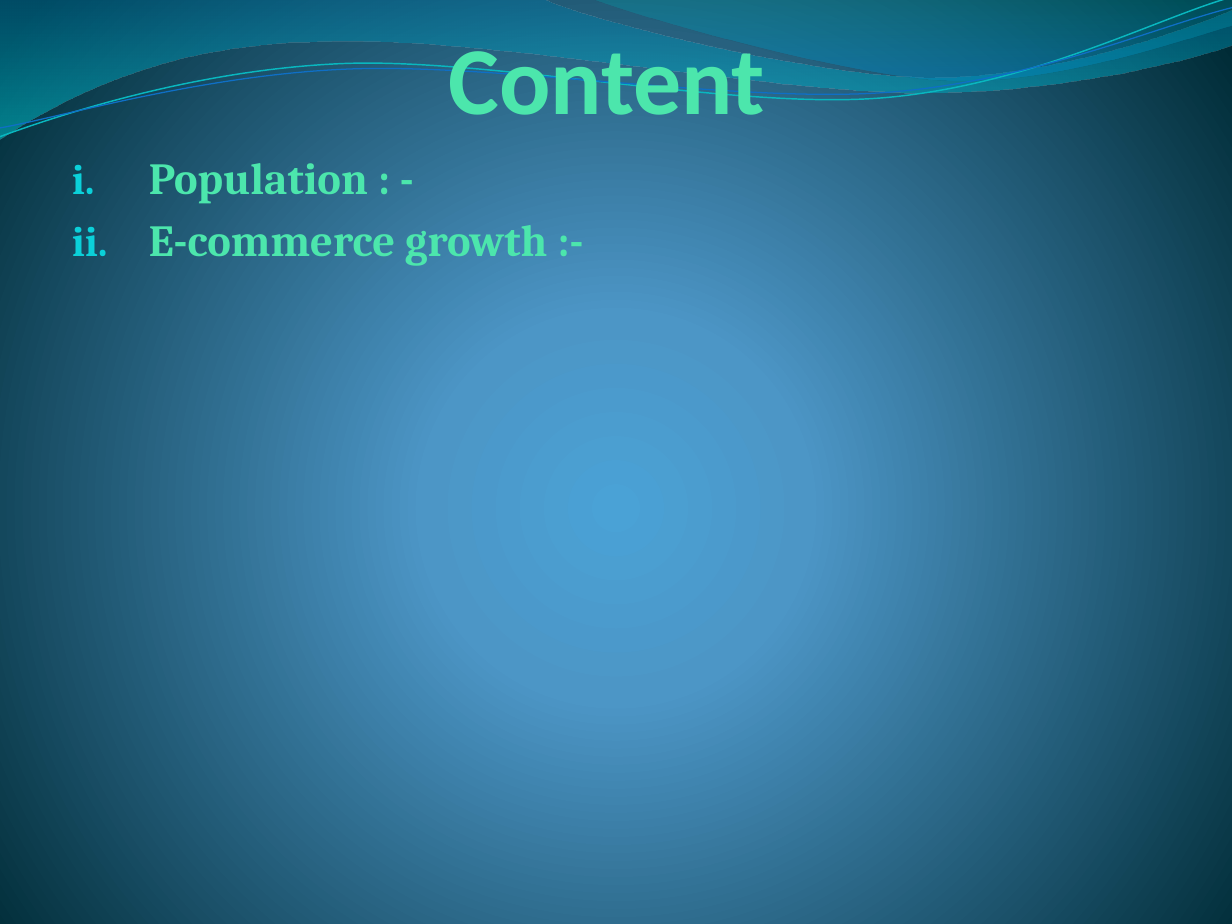
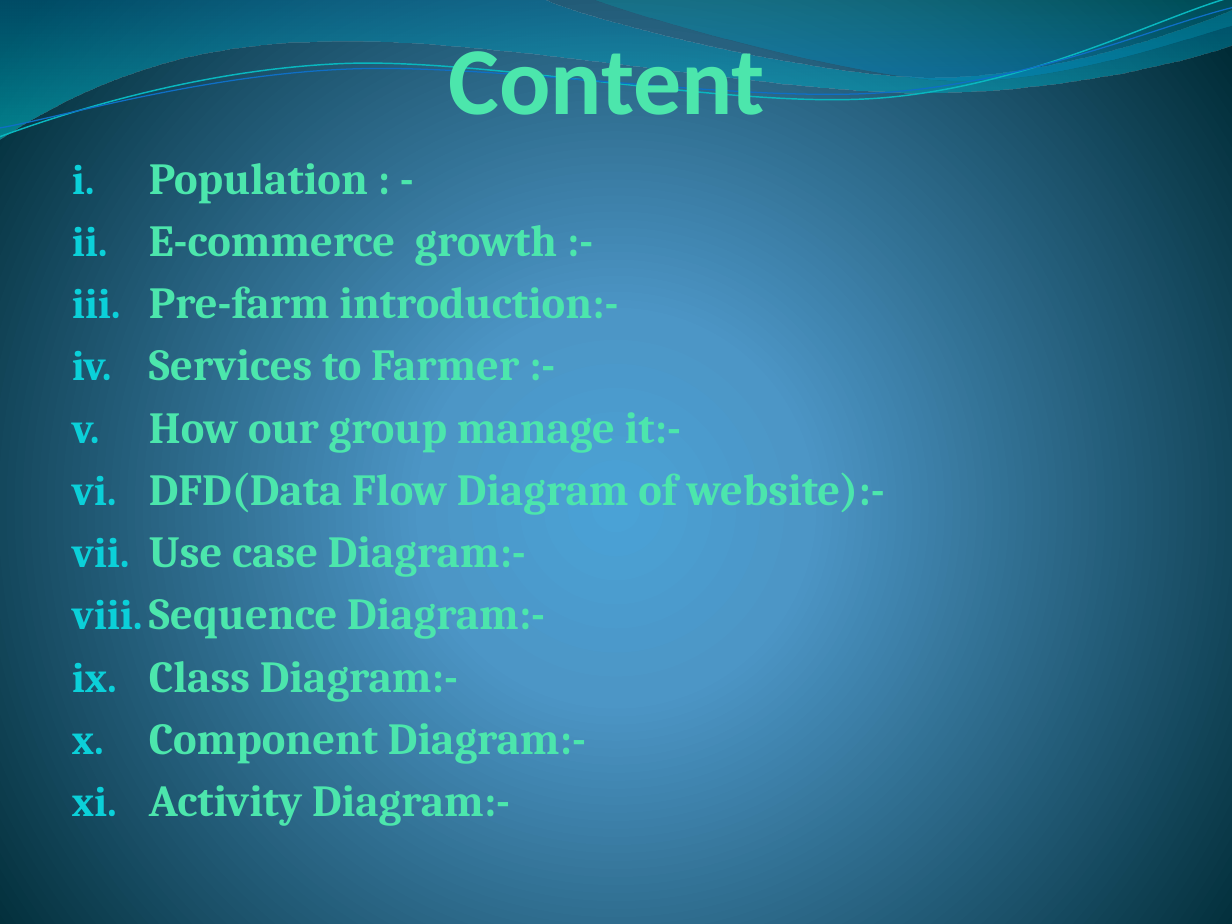
Before and after one commit to anilsinghchawda/project, a slide deck: slide 1 of project.pptx. Drawn at 1232x924 pixels with LibreOffice and Linux fonts; fonts in the diff are those of the drawing. Boxes give left, top, right and bottom in pixels: in the first picture for what was removed or moved away, otherwise in the second. Text is boxed around its words. In the diff, an @@ line names an element or a change of style, - is before the commit and + after.

```diff
--- a/project.pptx
+++ b/project.pptx
@@ subtitle at [149,286,885,826]: paragraphs added @@
+iii. Pre-farm introduction:-
+iv. Services to Farmer :-
+v. How our group manage it:-
+vi. DFD(Data Flow Diagram of website):-
+vii. Use case Diagram:-
+viii. Sequence Diagram:-
+ix. Class Diagram:-
+x. Component Diagram:-
+xi. Activity Diagram:-
```
Also in this commit, not shown: 1 other slide changed, 10 slides added, 1 slide removed, 7 other files.
